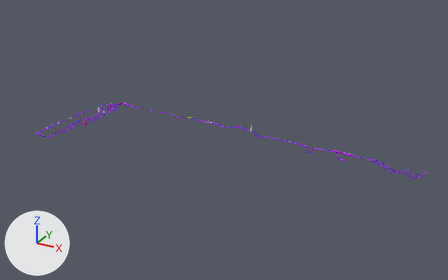
A saved change to the Blender file Bumper Eninge V2/Assets/Other/Altitude Limit/Models/Tutorial Roads.blend.
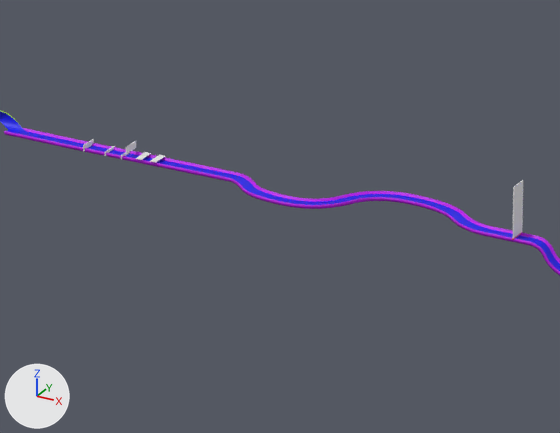
The first picture shows the older version from a 50 mm lens placed at (7636.0, -9896.0, 4373.0), pointed at (3081.0, -1614.0, 232.0). The close-ups show both versions on the part from 43% to 57% of the width and 38% to 55% of the height of that picture; other places that the commit changed are outside them. Arrows for +X, +Y and +Z are at lower left; the lights stay in place.

The older version as bpy lines, for what is in view:
```python
ob_cube_028 = bpy.data.objects.new('Cube.028', me_cube_033)
ob_cube_028.location = (2058.0, -606.0, 12.0)
ob_cube_028.rotation_euler = (0.0, 0.0, 14.14)  # degrees (0, 0, 90)
ob_cube_028.scale = (1.06, 1.0, 1.06)
ob_cube_029 = bpy.data.objects.new('Cube.029', me_cube_034)
ob_cube_029.location = (2091.0, -599.0, 17.0)
ob_cube_029.rotation_euler = (0.0, 0.0, 1.571)  # degrees (0, 0, 90)
ob_cube_029.scale = (19.9, 1.0, 6.9)
ob_cube_030 = bpy.data.objects.new('Cube.030', me_cube_035)
ob_cube_030.location = (2142.0, -599.0, 14.0)
ob_cube_030.rotation_euler = (0.0, 0.0, 1.571)  # degrees (0, 0, 90)
ob_cube_030.scale = (19.9, 1.0, 4.47)
ob_cube_031 = bpy.data.objects.new('Cube.031', me_cube_036)
ob_cube_031.location = (2181.0, -599.0, 14.0)
ob_cube_031.rotation_euler = (0.0, 0.0, 1.571)  # degrees (0, 0, 90)
ob_cube_031.scale = (19.9, 1.0, 4.47)
ob_cube_032 = bpy.data.objects.new('Cube.032', me_cube_037)
ob_cube_032.location = (2193.0, -599.0, 31.0)
ob_cube_032.rotation_euler = (0.0, 0.0, 1.571)  # degrees (0, 0, 90)
ob_cube_032.scale = (19.9, 1.0, 7.51)
ob_cube_033 = bpy.data.objects.new('Cube.033', me_cube_038)
ob_cube_033.location = (3080.0, -603.0, 72.0)
ob_cube_033.rotation_euler = (0.0, 0.0, 1.571)  # degrees (0, 0, 90)
ob_cube_033.scale = (19.9, 1.0, 56.6)
ob_cube_037 = bpy.data.objects.new('Cube.037', me_cube_042)
ob_cube_037.location = (2222.0, -599.0, 18.0)
ob_cube_037.rotation_euler = (0.0, 0.0, 1.571)  # degrees (0, 0, 90)
ob_cube_037.scale = (19.9, 7.12, -0.684)
ob_cube_038 = bpy.data.objects.new('Cube.038', me_cube_043)
ob_cube_038.location = (2256.0, -599.0, 19.0)
ob_cube_038.rotation_euler = (0.0, 0.0, 1.571)  # degrees (0, 0, 90)
ob_cube_038.scale = (19.9, 7.12, -0.684)
```
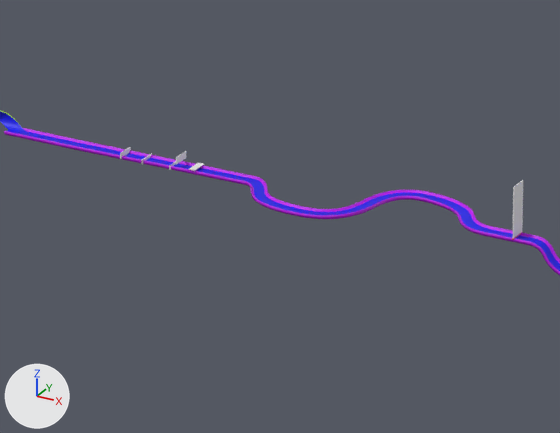
Location of each change, (x1, y1, x2, y2) in pixels of the close-ups (560 x 433 px):
'Cube.028', reshaped: before (4, 128, 560, 276); after (4, 128, 560, 275)
'Cube.032', moved: before (126, 141, 136, 154); after (176, 151, 186, 164)
'Cube.029', moved: before (83, 139, 94, 151); after (120, 147, 131, 159)
'Cube.038', moved: before (150, 155, 165, 163); after (189, 163, 204, 171)
'Cube.030', moved: before (104, 146, 115, 156); after (142, 153, 152, 164)
'Cube.037', moved, rescaled, turned (not visible afterwards): before (136, 152, 151, 160)
'Cube.031', moved: before (121, 152, 130, 160); after (169, 161, 176, 170)

Patch to the scene script:
```diff
--- a/Bumper Eninge V2/Assets/Other/Altitude Limit/Models/Tutorial Roads.blend.py
+++ b/Bumper Eninge V2/Assets/Other/Altitude Limit/Models/Tutorial Roads.blend.py
@@ cu_nurbspath_021 @@
 _sp = cu_nurbspath_021.splines.new('NURBS'); _sp.points.add(16)
-_sp.points.foreach_set('co', [155.1, -6.391, 0.877, 1.0, 108.1, -6.391, 1.17, 1.0, 38.13, -6.391, -0.134, 1.0, -352.4, -5.994, 1.27, 1.0, -394.9, -5.994, 1.27, 1.0, -454.1, 49.77, 1.27, 1.0, -599.4, 49.77, 1.27, 1.0, -667.1, -71.24, 1.27, 1.0, -830.5, -71.24, 1.27, 1.0, -910.8, -2.361, 1.27, 1.0, -1002.0, -2.361, 1.27, 1.0, -1025.0, -2.361, 1.27, 1.0, -1080.0, -2.361, 1.27, 1.0, -1103.0, -2.361, -41.58, 1.0, -1183.0, -2.361, -66.29, 1.0, -1290.0, -2.36, -66.29, 1.0, -1300.0, -2.36, -48.13, 1.0])
+_sp.points.foreach_set('co', [155.1, -6.391, 0.877, 1.0, 108.1, -6.391, 1.17, 1.0, 38.13, -6.391, -0.134, 1.0, -392.4, -5.994, 1.27, 1.0, -434.8, -5.994, 1.27, 1.0, -486.0, 82.76, 1.27, 1.0, -669.2, 82.76, 1.27, 1.0, -696.2, -104.2, 1.27, 1.0, -856.6, -87.33, 1.27, 1.0, -910.8, -2.361, 1.27, 1.0, -1002.0, -2.361, 1.27, 1.0, -1025.0, -2.361, 1.27, 1.0, -1080.0, -2.361, 1.27, 1.0, -1103.0, -2.361, -41.58, 1.0, -1183.0, -2.361, -66.29, 1.0, -1290.0, -2.36, -66.29, 1.0, -1300.0, -2.36, -48.13, 1.0])
 _sp.order_u = 3
@@ ob_cube_029 @@
 ob_cube_029 = bpy.data.objects.new('Cube.029', me_cube_034)
-ob_cube_029.location = (2091.0, -599.0, 17.0)
+ob_cube_029.location = (2179.0, -599.0, 17.0)
 ob_cube_029.rotation_euler = (0.0, 0.0, 1.571)  # degrees (0, 0, 90)
@@ ob_cube_030 @@
 ob_cube_030 = bpy.data.objects.new('Cube.030', me_cube_035)
-ob_cube_030.location = (2142.0, -599.0, 14.0)
+ob_cube_030.location = (2230.0, -599.0, 14.0)
 ob_cube_030.rotation_euler = (0.0, 0.0, 1.571)  # degrees (0, 0, 90)
@@ ob_cube_031 @@
 ob_cube_031 = bpy.data.objects.new('Cube.031', me_cube_036)
-ob_cube_031.location = (2181.0, -599.0, 14.0)
+ob_cube_031.location = (2295.0, -599.0, 14.0)
 ob_cube_031.rotation_euler = (0.0, 0.0, 1.571)  # degrees (0, 0, 90)
@@ ob_cube_032 @@
 ob_cube_032 = bpy.data.objects.new('Cube.032', me_cube_037)
-ob_cube_032.location = (2193.0, -599.0, 31.0)
+ob_cube_032.location = (2311.0, -599.0, 31.0)
 ob_cube_032.rotation_euler = (0.0, 0.0, 1.571)  # degrees (0, 0, 90)
@@ ob_cube_037 @@
 ob_cube_037 = bpy.data.objects.new('Cube.037', me_cube_042)
-ob_cube_037.location = (2222.0, -599.0, 18.0)
-ob_cube_037.rotation_euler = (0.0, 0.0, 1.571)  # degrees (0, 0, 90)
-ob_cube_037.scale = (19.9, 7.12, -0.684)
+ob_cube_037.location = (-132.0, -1891.0, 57.0)
+ob_cube_037.scale = (19.9, 1.0, 3.4)
@@ ob_cube_038 @@
 ob_cube_038 = bpy.data.objects.new('Cube.038', me_cube_043)
-ob_cube_038.location = (2256.0, -599.0, 19.0)
+ob_cube_038.location = (2347.0, -599.0, 19.0)
 ob_cube_038.rotation_euler = (0.0, 0.0, 1.571)  # degrees (0, 0, 90)
```
